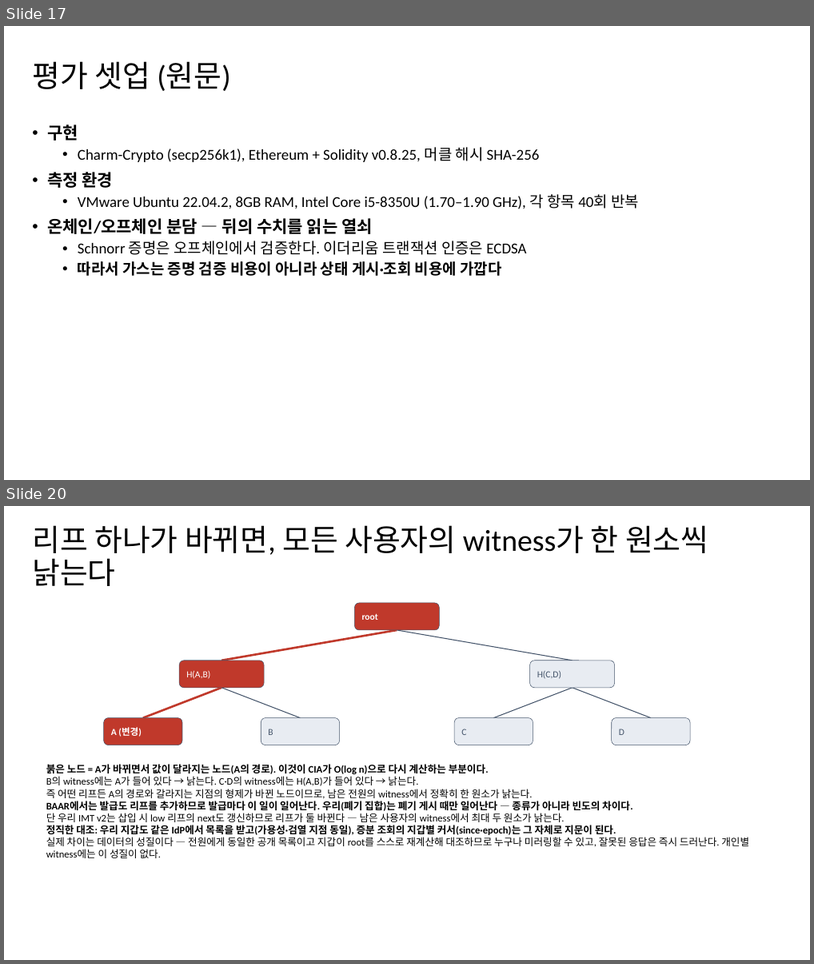
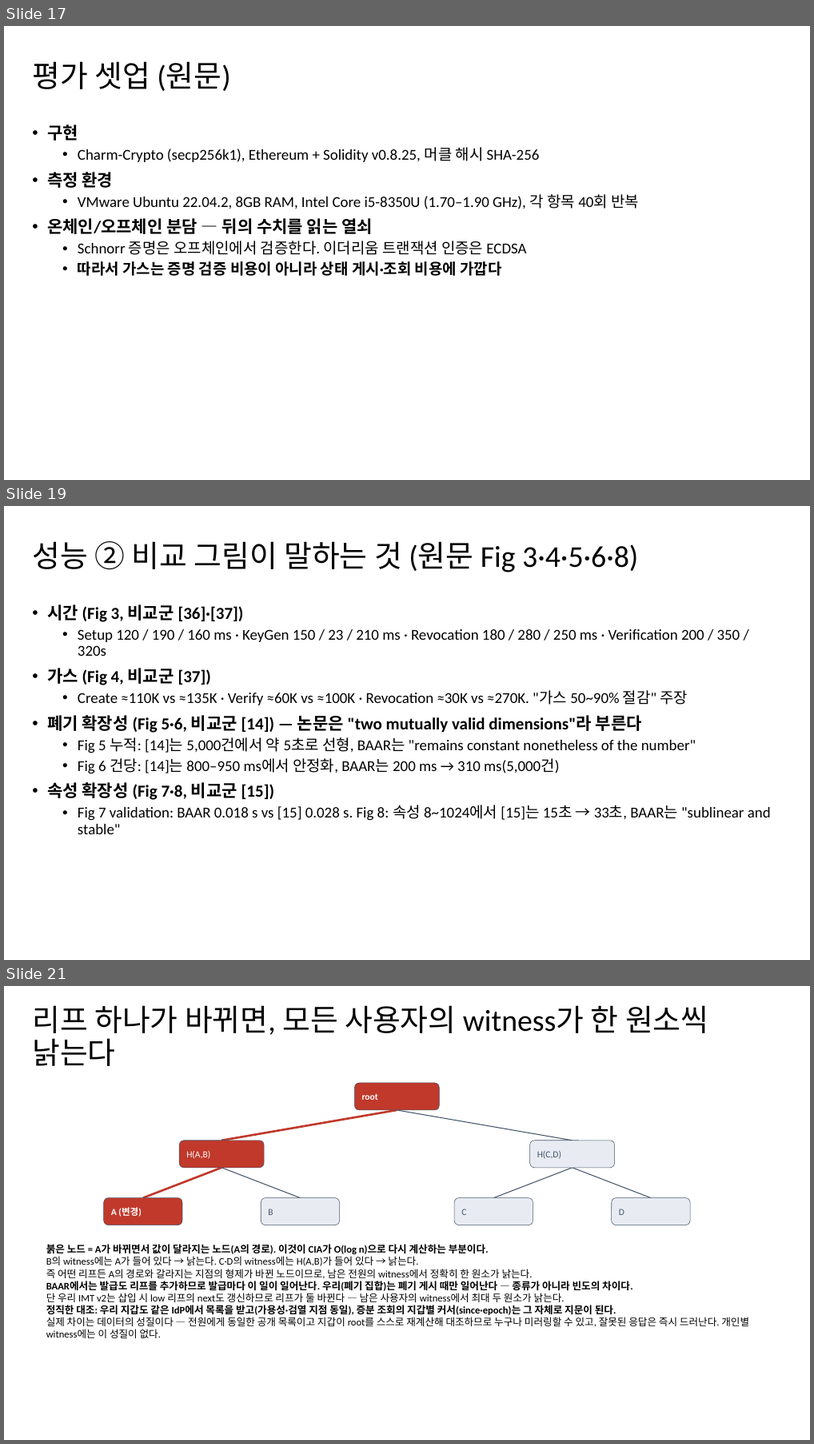
Before and after one commit to mhjung93/google-oidc-demo, a slide deck: documents/260903_seminar_BAAR.pptx. Shown one above the other, each under a label of ours: slides 17 and 20 before the commit, slides 17, 19 and 21 after it; the slides between them are not shown. The pictures are 814x964 and 814x1444 pixels, drawn with LibreOffice and Linux fonts; fonts in the diff are those of the drawing; background and template pictures are left out. Boxes give left, top, right and bottom in pixels: in the first picture for what was removed or moved away, otherwise in the second. Text is boxed around its words. In the diff, an @@ line names an element or a change of style, - is before the commit and + after.

```diff
--- a/documents/260903_seminar_BAAR.pptx
+++ b/documents/260903_seminar_BAAR.pptx
@@ slide 19 added at (4, 506, 810, 960), background #FFFFFF @@
@@ title added at (32, 541, 638, 572), 36 pt, text #000000 @@
+성능 ② 비교 그림이 말하는 것 (원문 Fig 3·4·5·6·8)
@@ text added at (47, 604, 771, 834), 18 pt, text #000000 @@
+• 시간 (Fig 3, 비교군 [36]·[37])
+  • Setup 120 / 190 / 160 ms · KeyGen 150 / 23 / 210 ms · Revocation 180 / 280 / 250 ms · Verification 200 / 350 / 320s
+• 가스 (Fig 4, 비교군 [37])
+  • Create ≈110K vs ≈135K · Verify ≈60K vs ≈100K · Revocation ≈30K vs ≈270K. "가스 50~90% 절감" 주장
+• 폐기 확장성 (Fig 5·6, 비교군 [14]) — 논문은 "two mutually valid dimensions"라 부른다
+  • Fig 5 누적: [14]는 5,000건에서 약 5초로 선형, BAAR는 "remains constant nonetheless of the number"
+  • Fig 6 건당: [14]는 800–950 ms에서 안정화, BAAR는 200 ms → 310 ms(5,000건)
+• 속성 확장성 (Fig 7·8, 비교군 [15])
+  • Fig 7 validation: BAAR 0.018 s vs [15] 0.028 s. Fig 8: 속성 8~1024에서 [15]는 15초 → 33초, BAAR는 "sublinear and stable"
@@ what was slide 20 is now slide 21 @@
```
Also in this commit, not shown: 11 slides changed, 1 other slide added, 1 slide removed, 3 other files.
